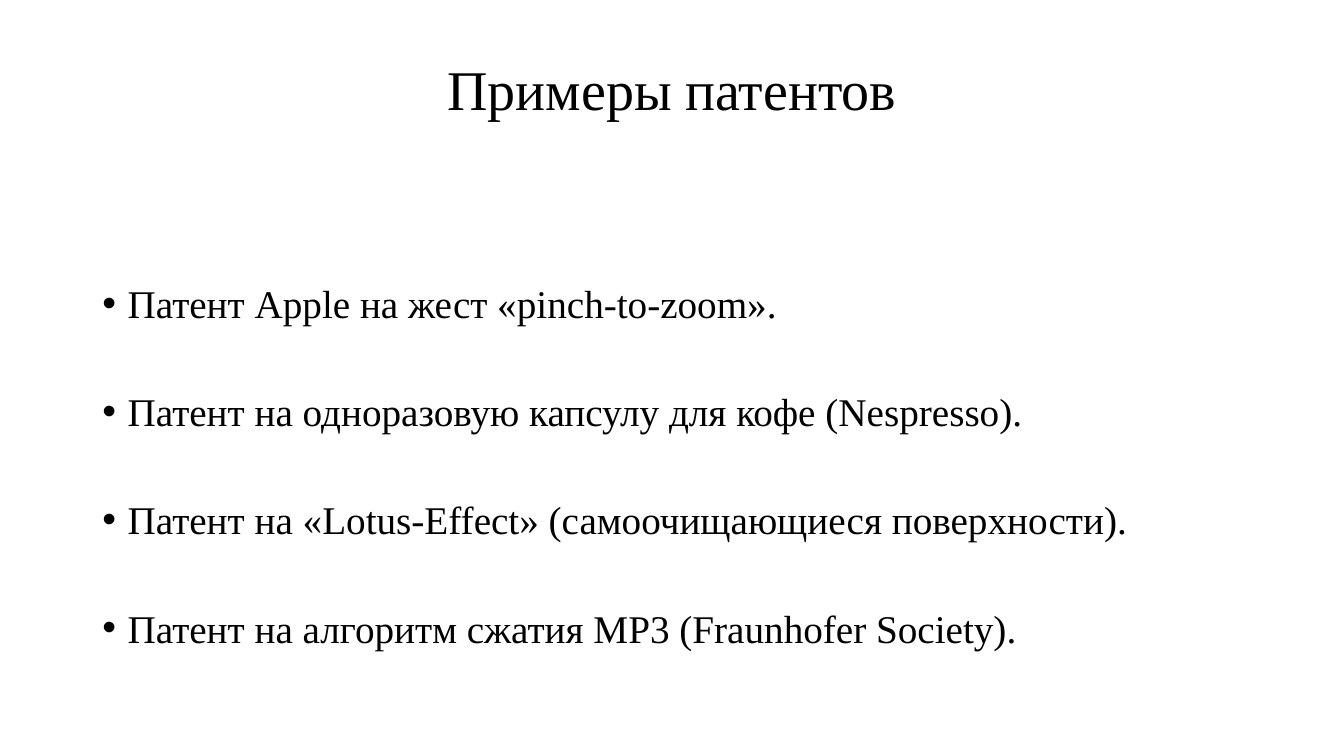
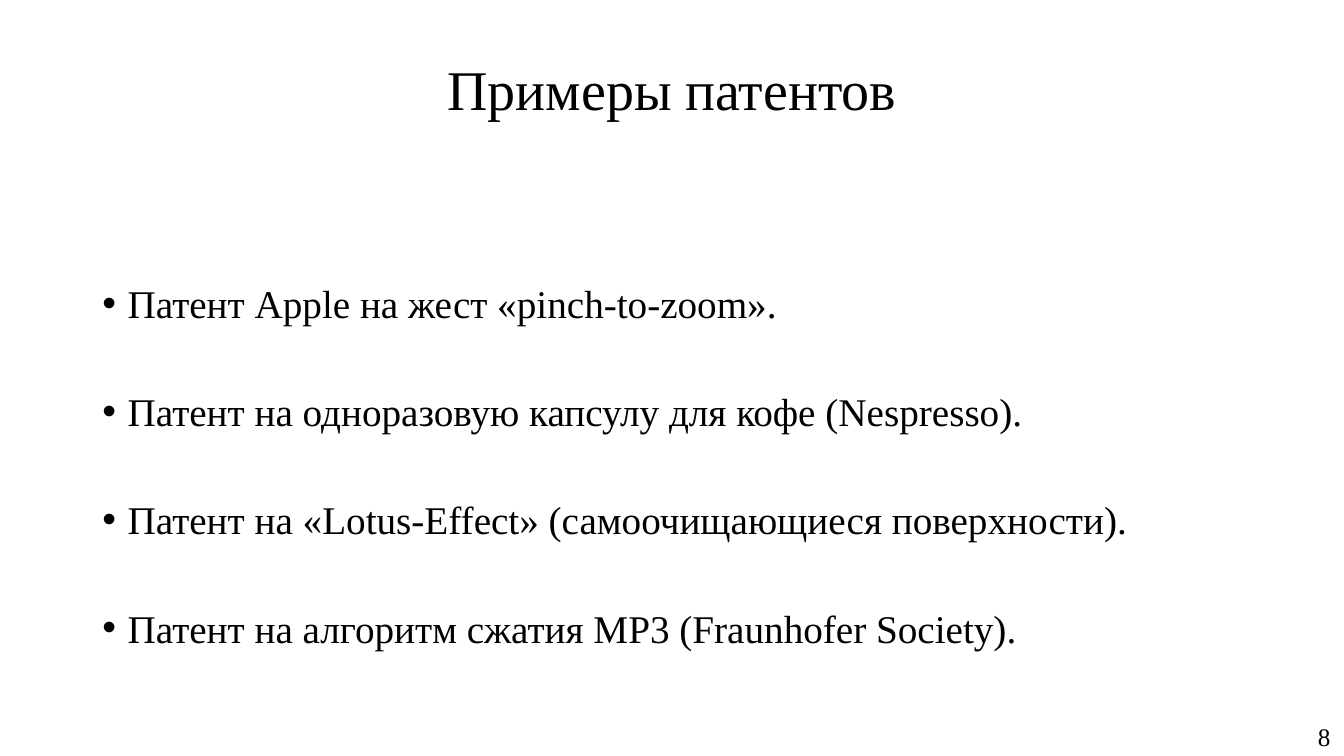
Before and after one commit to KeroDeep/Education, a slide deck: slide 8 of Novosibirsk_State_University/Дипломная работа/Доклады/Презентация.pptx. Drawn at 1344x756 pixels with LibreOffice and Linux fonts; fonts in the diff are those of the drawing. Boxes give left, top, right and bottom in pixels: in the first picture for what was removed or moved away, otherwise in the second. Text is boxed around its words. In the diff, an @@ line names an element or a change of style, - is before the commit and + after.

```diff
--- a/Novosibirsk_State_University/Дипломная работа/Доклады/Презентация.pptx
+++ b/Novosibirsk_State_University/Дипломная работа/Доклады/Презентация.pptx
@@ text added at (1318,729,1331,747), 18 pt, text #000000 @@
+8
```
Also in this commit, not shown: 8 other slides changed, 15 other files.
